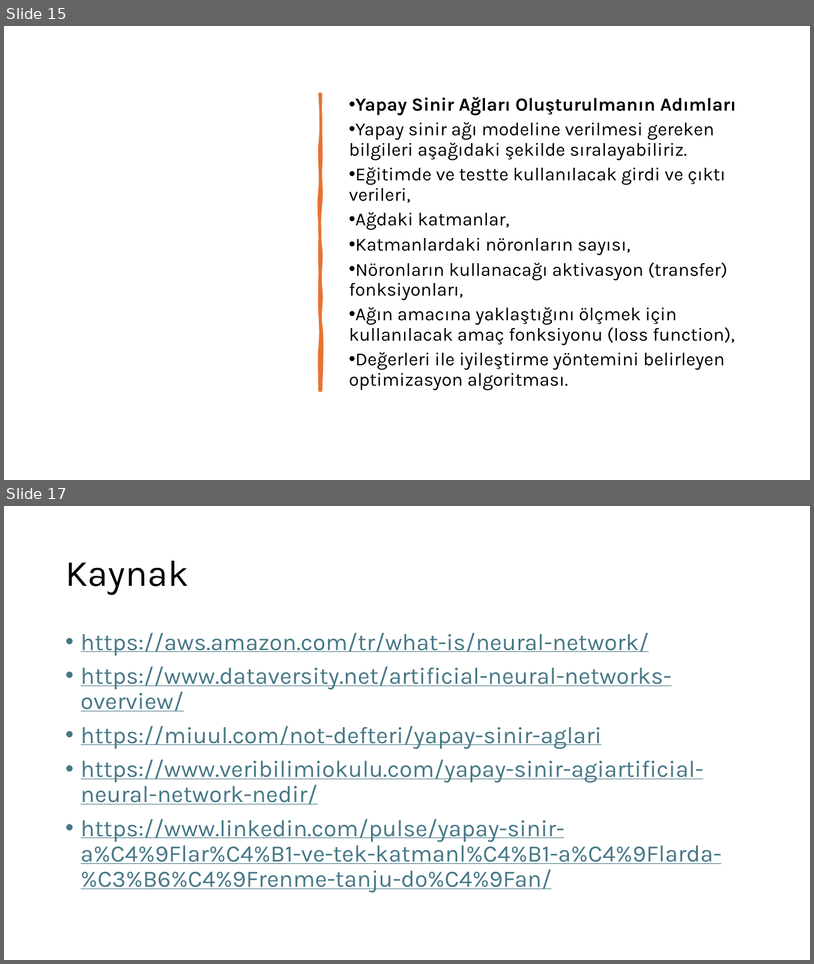
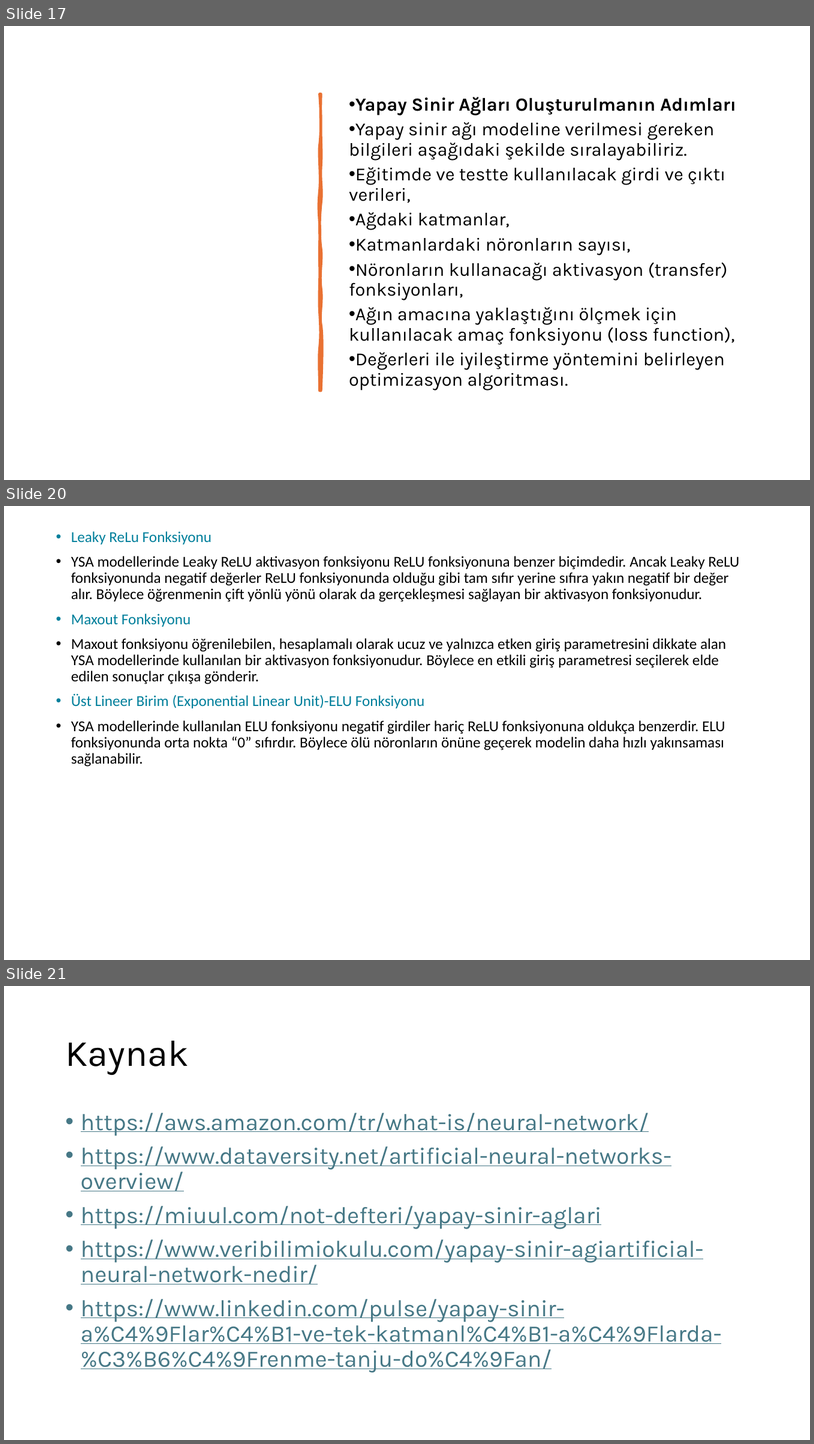
Before and after one commit to Ozgursutcu/Yazgem, a slide deck: Deep_learning/Yapay_sinir_aglari.pptx. Shown one above the other, each under a label of ours: slides 15 and 17 before the commit, slides 17, 20 and 21 after it; the slides between them are not shown. The pictures are 814x964 and 814x1444 pixels, drawn with LibreOffice and Linux fonts; fonts in the diff are those of the drawing. Boxes give left, top, right and bottom in pixels: in the first picture for what was removed or moved away, otherwise in the second. Text is boxed around its words. In the diff, an @@ line names an element or a change of style, - is before the commit and + after.

Commit message:
aktivasyon_eklendi

```diff
--- a/Deep_learning/Yapay_sinir_aglari.pptx
+++ b/Deep_learning/Yapay_sinir_aglari.pptx
@@ slide 20 added at [4, 506, 810, 960], background #FFFFFF @@
@@ text added at [71, 531, 740, 766], 18 pt, text #000000 @@
+• Leaky ReLu Fonksiyonu
+• YSA modellerinde Leaky ReLU aktivasyon fonksiyonu ReLU fonksiyonuna benzer biçimdedir. Ancak Leaky ReLU fonksiyonunda negatif değerler ReLU fonksiyonunda olduğu gibi tam sıfır yerine sıfıra yakın negatif bir değer alır. Böylece öğrenmenin çift yönlü yönü olarak da gerçekleşmesi sağlayan bir aktivasyon fonksiyonudur.
+• Maxout Fonksiyonu
+• Maxout fonksiyonu öğrenilebilen, hesaplamalı olarak ucuz ve yalnızca etken giriş parametresini dikkate alan YSA modellerinde kullanılan bir aktivasyon fonksiyonudur. Böylece en etkili giriş parametresi seçilerek elde edilen sonuçlar çıkışa gönderir.
+• Üst Lineer Birim (Exponential Linear Unit)-ELU Fonksiyonu
+• YSA modellerinde kullanılan ELU fonksiyonu negatif girdiler hariç ReLU fonksiyonuna oldukça benzerdir. ELU fonksiyonunda orta nokta “0” sıfırdır. Böylece ölü nöronların önüne geçerek modelin daha hızlı yakınsaması sağlanabilir.
@@ what was slide 15 is now slide 17 @@
@@ what was slide 17 is now slide 21 @@
```
Also in this commit, not shown: 1 slide changed, 4 other slides added, 1 slide removed, 3 other files.
